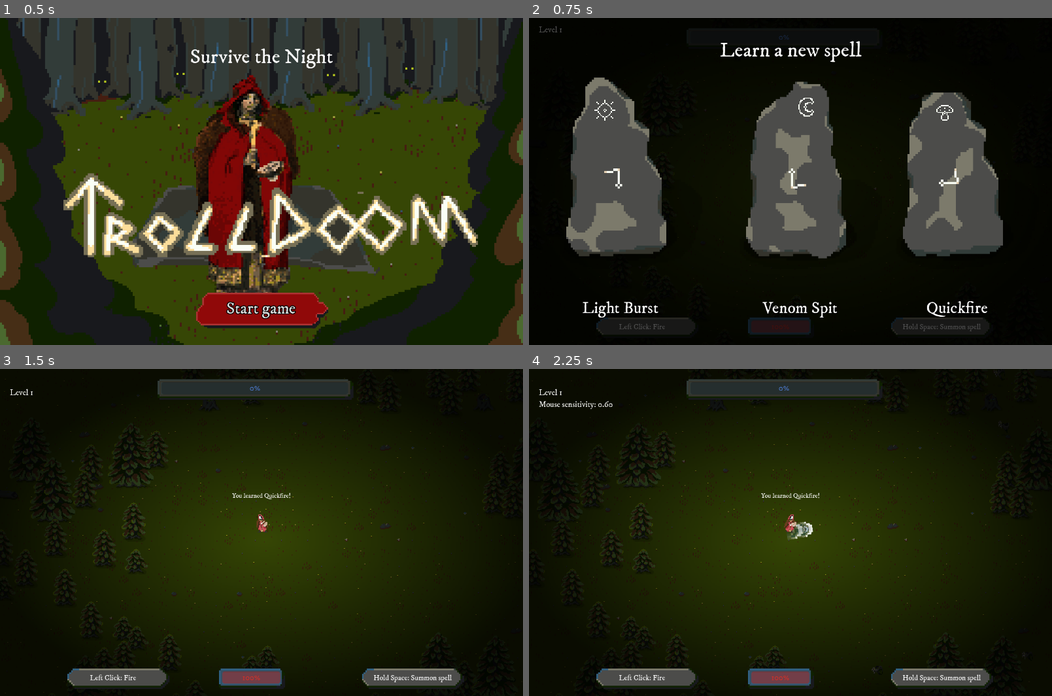
Above: before the commit, frames 1-4 (two rows, left to right).
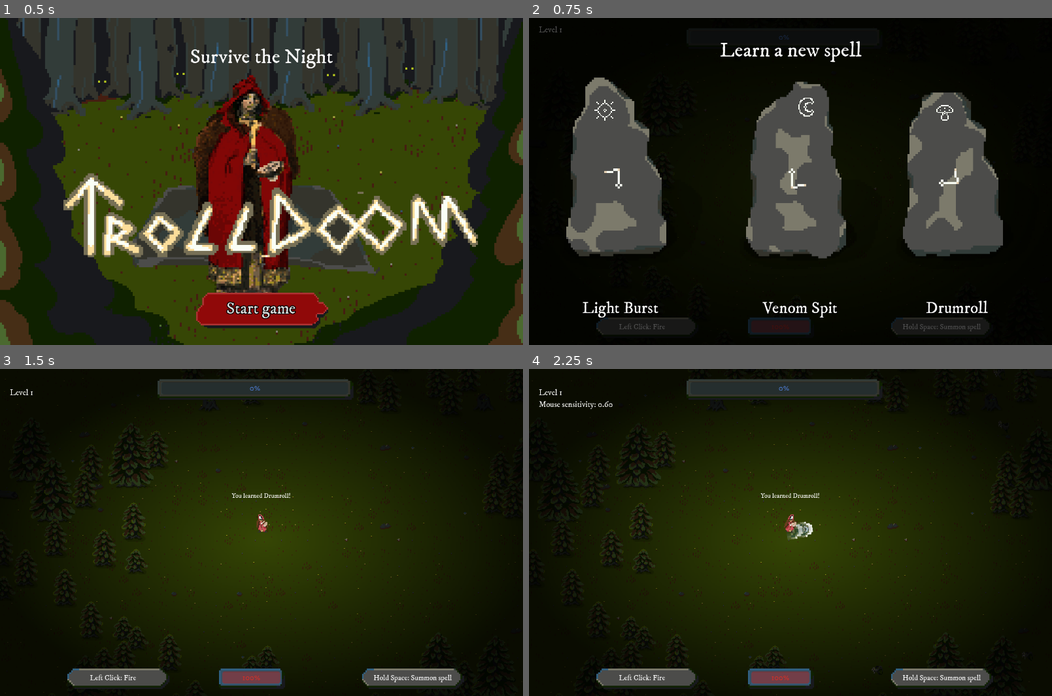
Above: after the commit, the same moments.

Repository: milestone-dev/ld55
Game: Godot game, scene res://scenes/start.tscn
The game is run twice, just before and just after one commit, with the same random seed, the same clock (stepped at 60 frames per second) and the same inputs.
Inputs (mouse positions are in pixels of both pictures, inside the frame that each line leads up to):
- Up to frame 1 (0.5 s): no input
- Up to frame 2 (0.75 s): click "Start game" at 0.5 s
- Up to frame 3 (1.5 s): click "Quickfire" (after the commit: "Drumroll") at 1.25 s
- Up to frame 4 (2.25 s): tap Enter (ui_accept) at 2 s; move the mouse to (905, 516) at 2.02 s; hold D (move_right) from 2.03 s (still down); tap Down (decrease_spell_mouse_sensitivity) at 2.1 s; click (905, 516) at 2.17 s

Frame 1 is identical in both runs. In frame 2, 0.2% of the frame differs, in the area x 75-88%, y 86-92%; in frame 3, less than 0.1%; in frame 4, less than 0.1%.

Commit message:
Renamed some spells to better fit effect and to avoid similarities

Diff:
--- a/resources/spells/DEC_A1.tres
+++ b/resources/spells/DEC_A1.tres
@@ -9,7 +9,7 @@
 
 [resource]
 script = ExtResource("2_04k1y")
-name = "Quickfire"
+name = "Drumroll"
 code = "A0,B2,B1"
 description = "Replace projectile with fast firing fire projectiles for N seconds"
 weight = 1.0
--- a/resources/spells/DEC_B1.tres
+++ b/resources/spells/DEC_B1.tres
@@ -9,7 +9,7 @@
 
 [resource]
 script = ExtResource("2_flaee")
-name = "Hale Burst"
+name = "Hale Spikes"
 code = "A0,B2,B3"
 description = "Replace projectile with shotgun projectiles for N seconds"
 weight = 1.0
--- a/resources/spells/SUN_B1.tres
+++ b/resources/spells/SUN_B1.tres
@@ -9,7 +9,7 @@
 
 [resource]
 script = ExtResource("1_rrb4r")
-name = "Fire ball"
+name = "Fire Bolt"
 code = "A0,B0,B1"
 description = "1x Growing fire projectile (tight cone) in click in direction"
 weight = 1.0
Not shown: 1 places in resources/spells/DEC_B1.tres that only renumber resources
